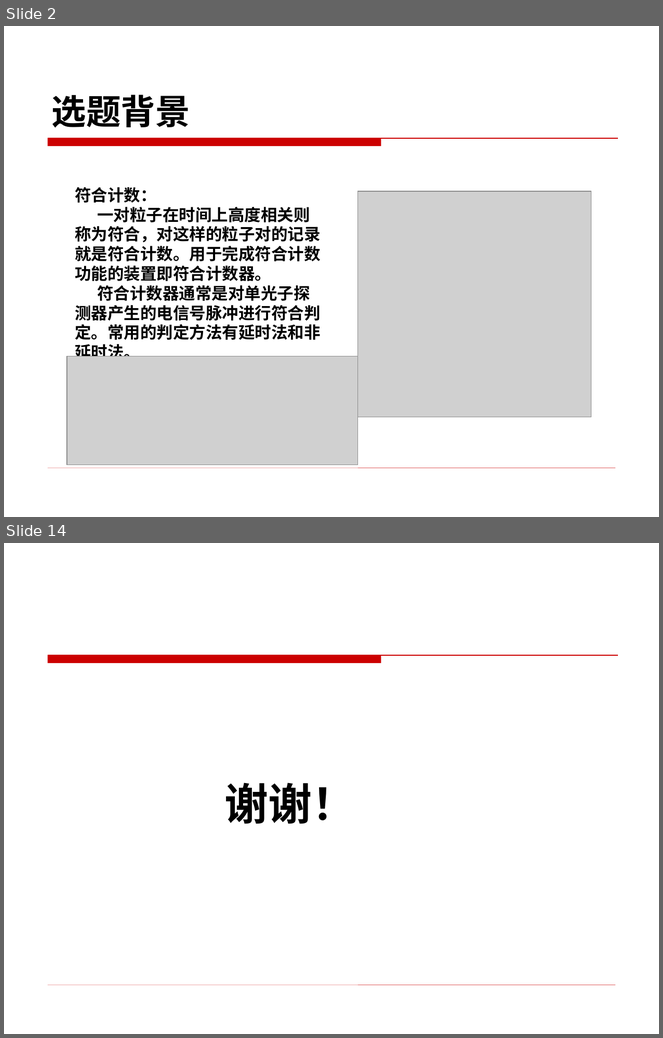
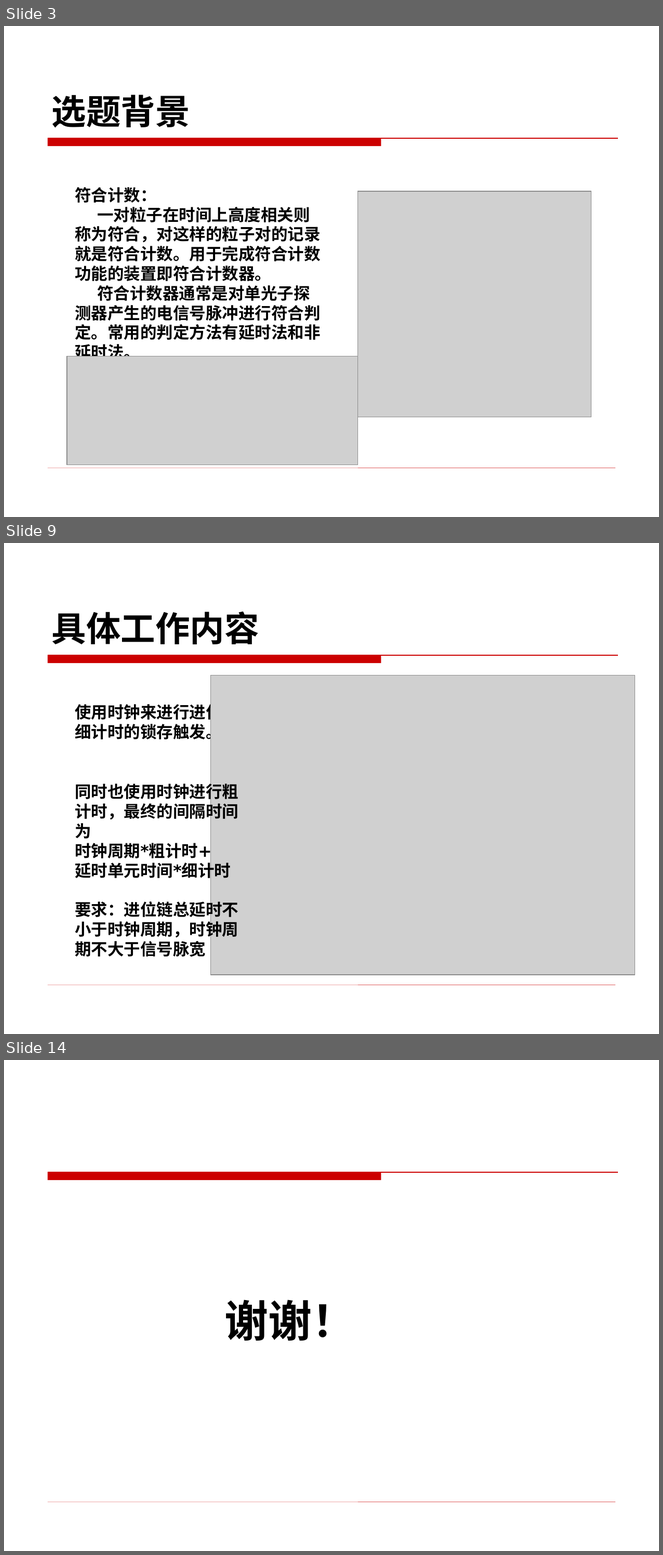
Before and after one commit to BevisGX/git, a slide deck: 开题PPT_宾光祥.ppt. Shown one above the other, each under a label of ours: slides 2 and 14 before the commit, slides 3, 9 and 14 after it; the slides between them are not shown. The pictures are 663x1038 and 663x1555 pixels, drawn with LibreOffice and Linux fonts; fonts in the diff are those of the drawing; grey boxes stand for pictures; background and template pictures are left out. Boxes give left, top, right and bottom in pixels: in the first picture for what was removed or moved away, otherwise in the second. Text is boxed around its words. In the diff, an @@ line names an element or a change of style, - is before the commit and + after.

```diff
--- a/开题PPT_宾光祥.ppt
+++ b/开题PPT_宾光祥.ppt
@@ slide 9 added at [4, 543, 659, 1034], background picture (left out); not listed: 2 template elements that a slide beside it also shows @@
@@ title added at [52, 611, 259, 644], 38 pt, text #000000, bold @@
+具体工作内容
@@ picture added at [210, 676, 635, 976] @@
@@ text added at [75, 702, 239, 743], 18 pt, text #000000, bold @@
+使用时钟来进行进位链细计时的锁存触发。
@@ text added at [75, 781, 239, 957], 18 pt, text #000000, bold @@
+同时也使用时钟进行粗计时，最终的间隔时间为
+时钟周期*粗计时+
+延时单元时间*细计时
+要求：进位链总延时不小于时钟周期，时钟周期不大于信号脉宽
@@ what was slide 2 is now slide 3 @@
```
Also in this commit, not shown: 5 slides changed, 6 other slides added, 7 slides removed, 1 other file.
